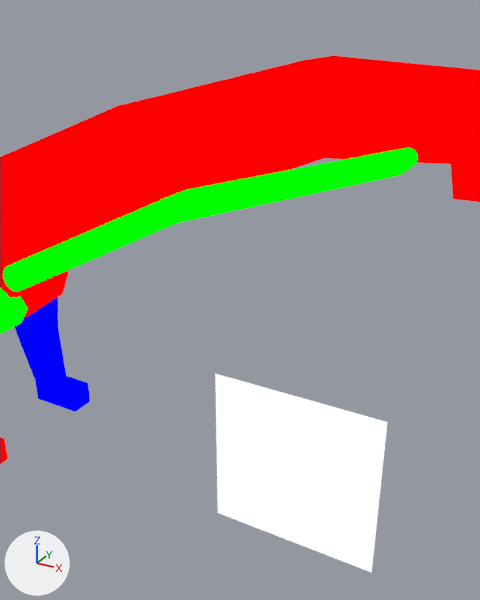
What one commit did to the Blender file assets-source/blender/motion/diplodocus-stomp.blend.
Both versions are drawn from a camera (50 mm lens) standing at (145.67, -35.06, 33.81) and looking at (142.5, -29.29, 30.92). The axes (+X, +Y, +Z) are drawn at lower left. The lights are the same throughout. The older version comes first.

Objects in the first picture: 'DinoTycoon_Motion_diplodocus_stomp_eye', 'DinoTycoon_Motion_diplodocus_stomp_far_front_1', 'DinoTycoon_Motion_diplodocus_stomp_far_front_foot', 'DinoTycoon_Motion_diplodocus_stomp_head', 'DinoTycoon_Motion_diplodocus_stomp_long_neck_0', 'DinoTycoon_Motion_diplodocus_stomp_long_neck_1', 'DinoTycoon_Motion_diplodocus_stomp_long_neck_2', 'DinoTycoon_Motion_diplodocus_stomp_long_neck_joint_0', 'DinoTycoon_Motion_diplodocus_stomp_long_neck_joint_1', 'DinoTycoon_Motion_diplodocus_stomp_long_neck_joint_2', 'DinoTycoon_Motion_diplodocus_stomp_neck_light_0', 'DinoTycoon_Motion_diplodocus_stomp_neck_light_1' and 9 more.
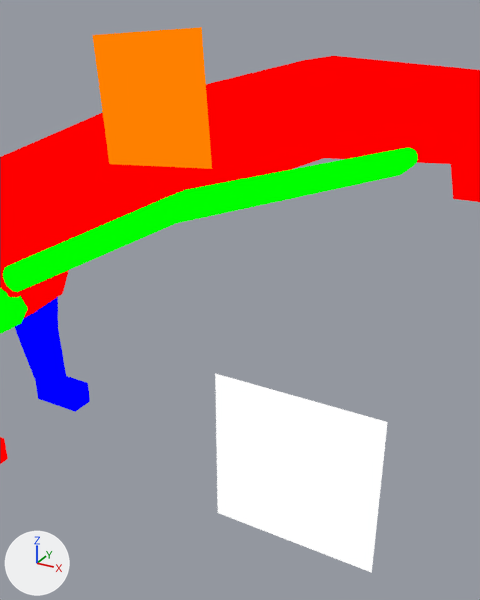
The newer file adds a shape key; the second version is drawn at full value of the shape key 'stomp_02' of 'DinoTycoon_Motion_diplodocus_stomp_eye_white', and the change is written as the vertex moves it makes.

Diff of the bpy script that builds the scene:
```diff
--- a/assets-source/blender/motion/diplodocus-stomp.blend.py
+++ b/assets-source/blender/motion/diplodocus-stomp.blend.py
@@ mat_dinotycoon_role_y @@
+mat_dinotycoon_role_y = emission_material('DinoTycoon_Role_Y')
+mat_dinotycoon_role_y.base_color = (1.0, 0.216, 0.0)  # orange #ff8000
@@ me_dinotycoon_motion_diplodocus_stomp_sample_eye_white @@
+me_dinotycoon_motion_diplodocus_stomp_sample_eye_white.from_pydata([(140.507, -29.0, 33.536), (141.903, -29.0, 33.629), (141.997, -29.0, 32.233), (140.6, -29.0, 32.139), (140.507, -29.0, 33.536), (141.903, -29.0, 33.629), (141.997, -29.0, 32.233), (140.6, -29.0, 32.139)], [], [(3, 2, 1, 0), (4, 5, 6, 7), (0, 1, 5, 4), (1, 2, 6, 5), (2, 3, 7, 6), (3, 0, 4, 7)])
+me_dinotycoon_motion_diplodocus_stomp_sample_eye_white.materials.append(mat_dinotycoon_role_y)  # orange #ff8000
@@ ob_dinotycoon_motion_diplodocus_stomp_eye_white @@
+ob_dinotycoon_motion_diplodocus_stomp_eye_white = bpy.data.objects.new('DinoTycoon_Motion_diplodocus_stomp_eye_white', me_dinotycoon_motion_diplodocus_stomp_sample_eye_white)
+ob_dinotycoon_motion_diplodocus_stomp_eye_white.location = (0.0, 0.0, 0.0)
```

Location of each change, [x1, y1, x2, y2] in pixels of the pictures (480 x 600 px):
'DinoTycoon_Motion_diplodocus_stomp_eye_white', added (orange)
    after: [93, 27, 212, 169]
'DinoTycoon_Motion_diplodocus_stomp_long_neck_joint_1', unchanged, covered by the edit
    before: [91, 105, 181, 212]
    after: [91, 118, 182, 213]
